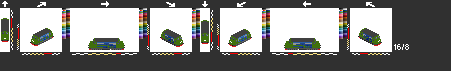
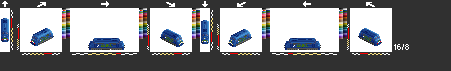
Before/after of a 451×71 layered artwork. What changed in the layer stack:
showed "light" over [2, 36, 381, 45]
added layer "ibab1" above "vida1" over [3, 34, 380, 47]
hid "vida1" over [1, 18, 381, 50]
